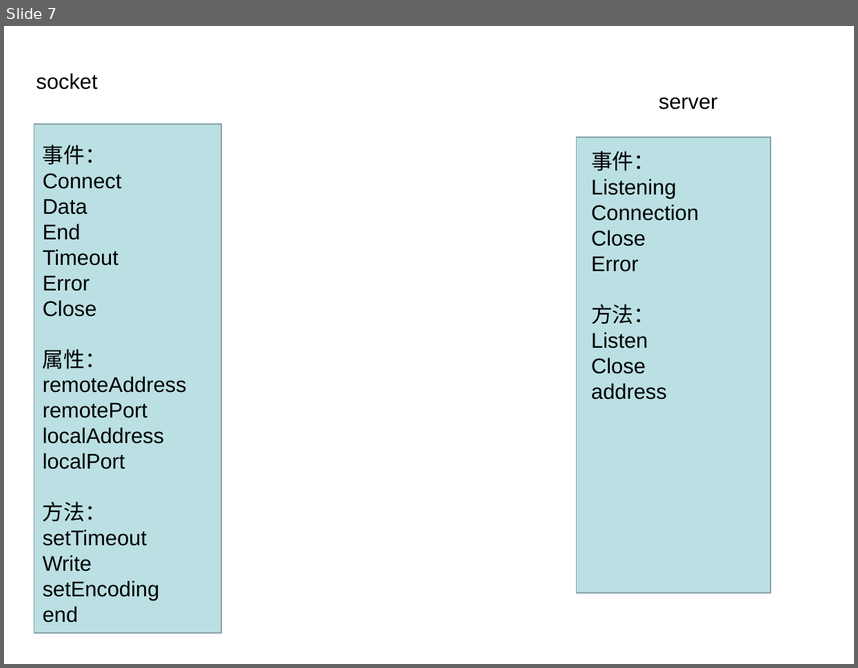
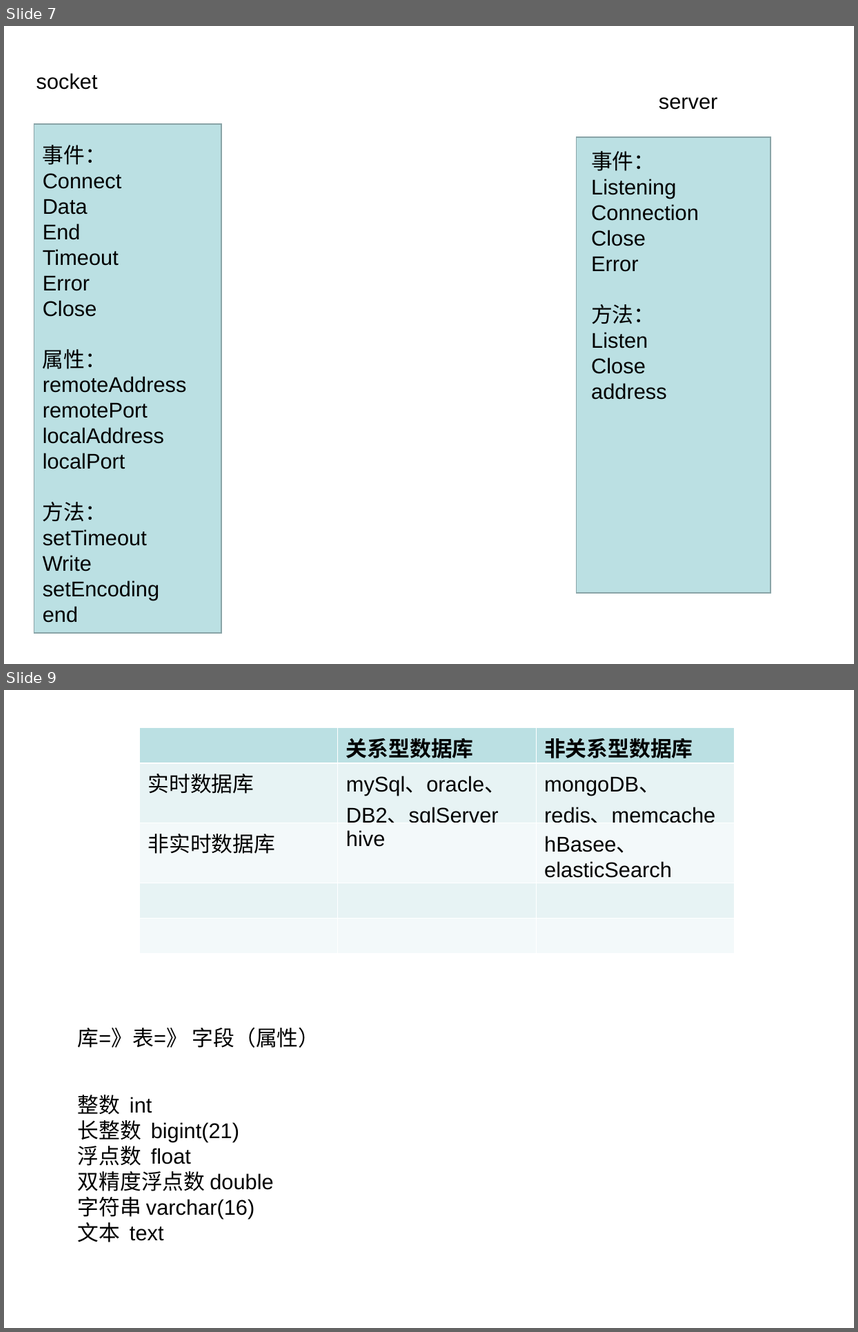
Before and after one commit to figerandlmj/duyiNativeJs, a slide deck: nodeJs/readme.ppt. Shown one above the other, each under a label of ours: slide 7 before the commit, slides 7 and 9 after it; the slides between them are not shown. The pictures are 858x668 and 858x1332 pixels, drawn with LibreOffice and Linux fonts; fonts in the diff are those of the drawing. Boxes give left, top, right and bottom in pixels: in the first picture for what was removed or moved away, otherwise in the second. Text is boxed around its words. In the diff, an @@ line names an element or a change of style, - is before the commit and + after.

```diff
--- a/nodeJs/readme.ppt
+++ b/nodeJs/readme.ppt
@@ slide 9 added at (x1=4, y1=690, x2=854, y2=1328), background #FFFFFF @@
@@ table added at (x1=139, y1=727, x2=733, y2=953), 5 rows, 3 columns @@
+ | 关系型数据库 | 非关系型数据库
+实时数据库 | mySql、oracle、DB2、sqlServer | mongoDB、redis、memcache
+非实时数据库 | hive | hBasee、elasticSearch
+ |  | 
+ |  | 
@@ text added at (x1=78, y1=1027, x2=320, y2=1047), 18 pt, text #000000 @@
+库=》表=》 字段（属性）
@@ text added at (x1=78, y1=1094, x2=273, y2=1242), 18 pt, text #000000 @@
+整数 int
+长整数 bigint(21)
+浮点数 float
+双精度浮点数 double
+字符串 varchar(16)
+文本 text
```
Also in this commit, not shown: 1 slide changed, 1 other slide added, 16 other files.
